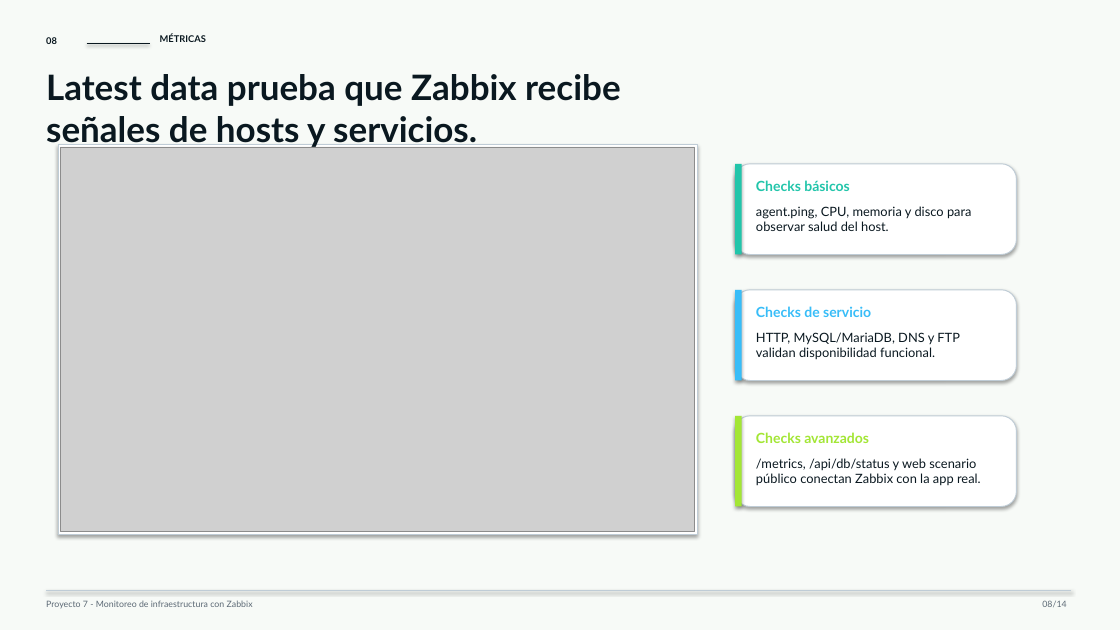
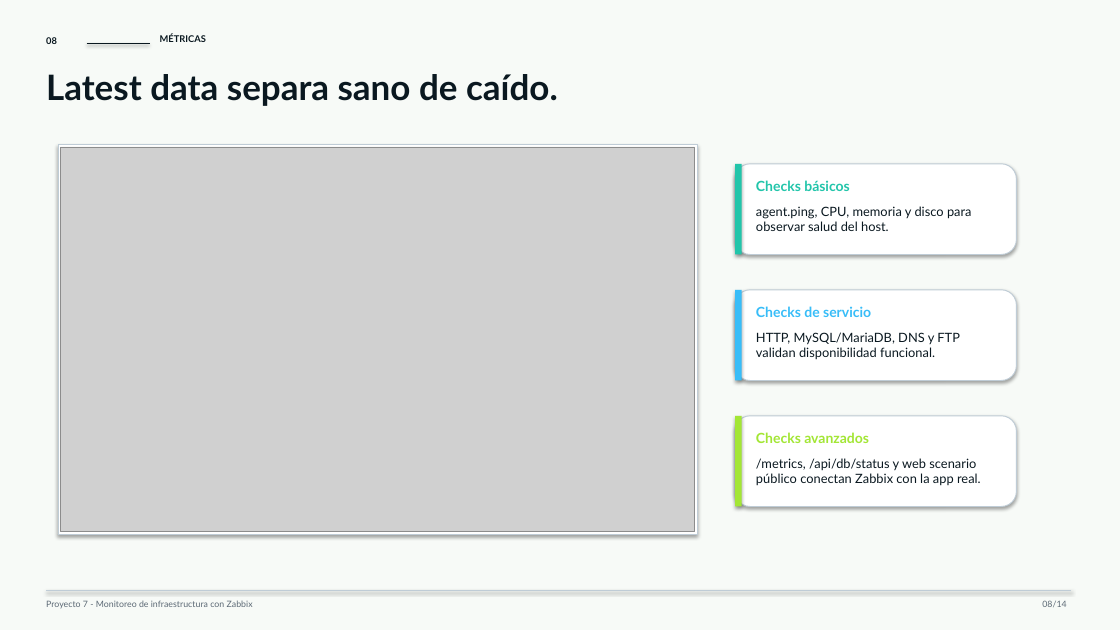
Before and after one commit to ballesterossmartsolutionssas/Proyecto7-Zabbix, a slide deck: slide 8 of entrega-final/Presentacion_Proyecto7_Zabbix.pptx. Drawn at 1120x630 pixels with LibreOffice and Linux fonts; fonts in the diff are those of the drawing; grey boxes stand for pictures. Boxes give left, top, right and bottom in pixels: in the first picture for what was removed or moved away, otherwise in the second. Text is boxed around its words. In the diff, an @@ line names an element or a change of style, - is before the commit and + after.

```diff
--- a/entrega-final/Presentacion_Proyecto7_Zabbix.pptx
+++ b/entrega-final/Presentacion_Proyecto7_Zabbix.pptx
@@ text at (46,74,558,106): text changed @@
-Latest data prueba que Zabbix recibe señales de hosts y servicios.
+Latest data separa sano de caído.
```
Also in this commit, not shown: 13 other slides changed, 11 other files.
